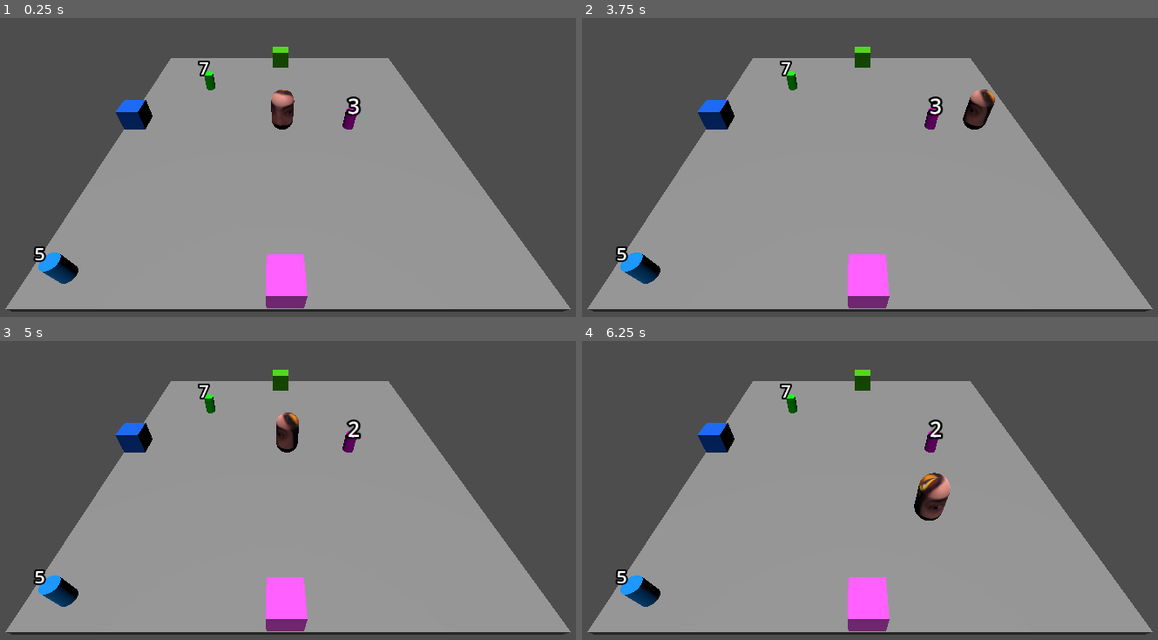
Above: before the commit, frames 1-4 (two rows, left to right).
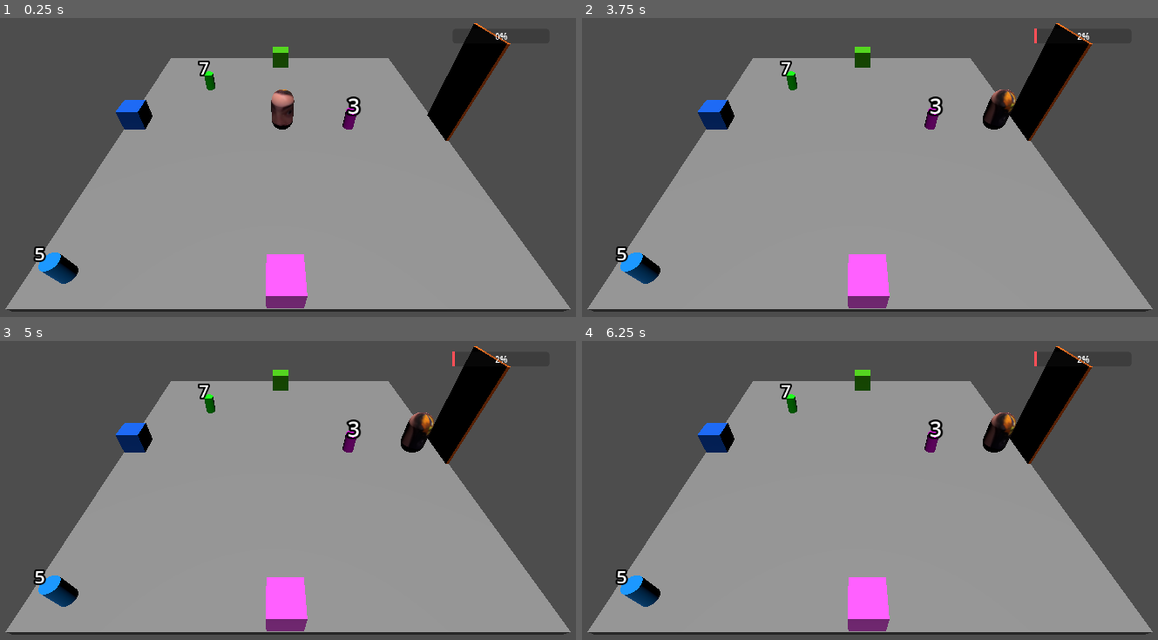
Above: after the commit, the same moments.

Repository: perilao/Project_Peleja
Game: Godot game, scene res://Scenes/level1.tscn
Two runs of this game, one before a commit and one after it. Both use one fixed random seed, a clock stepped at 60 frames per second and the inputs below.
Inputs:
- Up to frame 1 (0.25 s): no input
- Up to frame 2 (3.75 s): tap Enter at 0.5 s; hold Right (ui_right) 0.53-1.28 s; hold E (ui_interact) 0.53-1.28 s; tap Space (ui_grab) at 0.6, 1.55, 2.1, 3.05, 3.6 s; hold Down (ui_down) 1.28-2.03 s; tap E (ui_interact) at 1.35, 2.85 s; hold Right (ui_right) 2.03-2.78 s; hold E (ui_interact) 2.03-2.78 s; hold Up (ui_up) 2.78-3.53 s; hold Left (ui_left) from 3.53 s (still down); hold E (ui_interact) from 3.53 s (still down)
- Up to frame 3 (5 s): keep holding Left (ui_left); tap Space (ui_grab) at 4.25, 4.55 s; release E (ui_interact) at 4.28 s; tap E (ui_interact) at 4.35 s
- Up to frame 4 (6.25 s): release Left (ui_left) at 5.03 s; hold Down (ui_down) 5.03-5.78 s; hold E (ui_interact) 5.03-5.78 s; tap Space (ui_grab) at 5.1, 6.05 s; hold Right (ui_right) from 5.78 s (still down); tap E (ui_interact) at 5.85 s

The runs differ from the first frame. In frame 1, 2.4% of the frame differs, in the area x 74-89%, y 1-42%; in frame 2, 3.3%; in frame 3, 3.5%; in frame 4, 3.8%, in the area x 57-89%, y 1-61%.

Commit message:
0.0.3
-Adicionada mecânica de interação e progresso com a porta

Diff:
--- /dev/null
+++ b/ExitDoor.gd
@@ -0,0 +1,38 @@
+extends Node
+@onready var player: CharacterBody3D = $"../Player"
+var player_in_exit := false
+@onready var progress_bar: ProgressBar = $ProgressBar
+@export var middle_bar = 0
+
+
+func _process(_delta: float) -> void:
+	if progress_bar == null:
+		return
+	if player_in_exit:
+		if Input.is_action_pressed("ui_interact"):
+			progress_bar.value += 1
+			player.block_input = true
+		if Input.is_action_just_released("ui_interact"):
+			player.block_input = false
+			if progress_bar.value < progress_bar.max_value:
+				if progress_bar.value >= middle_bar and progress_bar.value <= progress_bar.max_value:
+					progress_bar.value = middle_bar
+				else:
+					progress_bar.value = progress_bar.min_value
+		if progress_bar.value == progress_bar.max_value:
+			progress_bar_finished()
+
+func progress_bar_finished():
+	progress_bar.value = progress_bar.max_value
+	print("Voce Conseguiu!")
+	player.block_input = false
+	await get_tree().create_timer(1.0).timeout
+
+	if is_instance_valid(progress_bar):
+		progress_bar.queue_free()
+		progress_bar = null
+
+func _on_exit_door_area_body_entered(_body: Node3D) -> void:
+	player_in_exit = true
+func _on_exit_door_area_body_exited(_body: Node3D) -> void:
+	player_in_exit = false
--- a/Scenes/level1.tscn
+++ b/Scenes/level1.tscn
@@ -4,6 +4,7 @@
 [ext_resource type="Script" uid="uid://di5reuhv8hr58" path="res://Scripts/EventsManager.gd" id="1_c5erv"]
 [ext_resource type="Texture2D" uid="uid://dvdgeiq611upm" path="res://AamnL9U7pxpc4R-fPX6XPuz-3J0IGzXo.png" id="2_c5erv"]
 [ext_resource type="Script" uid="uid://cyi68ujmuouiy" path="res://Scripts/ItemStock.gd" id="4_lyd6k"]
+[ext_resource type="Script" uid="uid://cba3ptsmi50ac" path="res://ExitDoor.gd" id="5_y4dr7"]
 
 [sub_resource type="BoxMesh" id="BoxMesh_4hvuo"]
 
@@ -92,6 +93,20 @@
 
 [sub_resource type="CylinderMesh" id="CylinderMesh_u1b78"]
 material = SubResource("StandardMaterial3D_d1mwp")
+
+[sub_resource type="StandardMaterial3D" id="StandardMaterial3D_2a60c"]
+albedo_color = Color(1, 0.40784314, 0, 1)
+
+[sub_resource type="BoxMesh" id="BoxMesh_4iphx"]
+material = SubResource("StandardMaterial3D_2a60c")
+
+[sub_resource type="BoxShape3D" id="BoxShape3D_rqhku"]
+
+[sub_resource type="BoxShape3D" id="BoxShape3D_cpkqv"]
+size = Vector3(0.7267761, 1, 2.7504883)
+
+[sub_resource type="StyleBoxFlat" id="StyleBoxFlat_y4dr7"]
+bg_color = Color(1, 0.30980393, 0.34117648, 1)
 
 [node name="Level" type="Node3D" unique_id=216904473]
 
@@ -146,7 +161,6 @@
 [node name="Look" type="RayCast3D" parent="Player" unique_id=954906679]
 transform = Transform3D(26.11, 0, 0, 0, -6.775265e-08, 1, 0, -1.55, -4.371139e-08, 0, -0.45299864, 0.4193852)
 collision_mask = 3
-collide_with_areas = true
 
 [node name="Hand" type="Node3D" parent="Player" unique_id=1779971978]
 transform = Transform3D(1, 0, 0, 0, 1, 0, 0, 0, 1, 0, 0.045068502, 1.0334932)
@@ -249,6 +263,7 @@
 lock_rotation = true
 freeze = true
 script = ExtResource("4_lyd6k")
+item_type = "baixo"
 
 [node name="Label3D" type="Label3D" parent="Itens/Item1/item1_rb" unique_id=952430070]
 transform = Transform3D(1, 0, 0, 0, 1, 0, 0, 0, 1, 3.1774085, 0.20284319, 0)
@@ -289,6 +304,7 @@
 lock_rotation = true
 freeze = true
 script = ExtResource("4_lyd6k")
+item_type = "cima"
 uses = 7
 
 [node name="Label3D" type="Label3D" parent="Itens/Item2/item2_rb" unique_id=55412237]
@@ -330,6 +346,7 @@
 lock_rotation = true
 freeze = true
 script = ExtResource("4_lyd6k")
+item_type = "lado"
 uses = 5
 
 [node name="Label3D" type="Label3D" parent="Itens/Item3/item3_rb" unique_id=431487255]
@@ -358,6 +375,32 @@
 
 [node name="Camera3D" type="Camera3D" parent="." unique_id=1340857480]
 transform = Transform3D(1, 0, 0, 0, 0.72747344, 0.6861359, 0, -0.6861359, 0.72747344, -0.36141247, 6.8803983, 9.405532)
+
+[node name="Exit_Door" type="StaticBody3D" parent="." unique_id=130820807]
+transform = Transform3D(1, 0, 0, 0, 1, 0, 0, 0, 1, 5.8265095, 0, 0)
+script = ExtResource("5_y4dr7")
+middle_bar = 50
+
+[node name="exit_door_mesh" type="MeshInstance3D" parent="Exit_Door" unique_id=101627789]
+transform = Transform3D(0.11, 0, 0, 0, 4.43, 0, 0, 0, 1.95, 1.5999999, 1.2296345, 0)
+mesh = SubResource("BoxMesh_4iphx")
+
+[node name="Exit_door_collision" type="CollisionShape3D" parent="Exit_Door" unique_id=19007557]
+transform = Transform3D(0.11, 0, 0, 0, 4.43, 0, 0, 0, 1.95, 1.5999999, 1.2296345, 0)
+shape = SubResource("BoxShape3D_rqhku")
+
+[node name="exit_door_area" type="Area3D" parent="Exit_Door" unique_id=1067401791]
+
+[node name="exit_door_collision_area" type="CollisionShape3D" parent="Exit_Door/exit_door_area" unique_id=523870083]
+transform = Transform3D(1, 0, 0, 0, 1, 0, 0, 0, 1, 1.1501617, 0, -0.051757813)
+shape = SubResource("BoxShape3D_cpkqv")
+
+[node name="ProgressBar" type="ProgressBar" parent="Exit_Door" unique_id=1624202014]
+offset_left = 967.0
+offset_top = 151.0
+offset_right = 1145.0
+offset_bottom = 173.0
+theme_override_styles/fill = SubResource("StyleBoxFlat_y4dr7")
 
 [connection signal="timeout" from="Events/Event_Test/timer_geral" to="Events/Event_Test" method="_on_timer_geral_timeout"]
 [connection signal="area_entered" from="Events/Event_Test/Area3D" to="Events/Event_Test" method="_on_area_3d_area_entered"]
@@ -368,3 +411,5 @@
 [connection signal="timeout" from="Events/Event_Test3/timer_geral" to="Events/Event_Test3" method="_on_timer_geral_timeout"]
 [connection signal="area_entered" from="Events/Event_Test3/Area3D" to="Events/Event_Test3" method="_on_area_3d_area_entered"]
 [connection signal="area_exited" from="Events/Event_Test3/Area3D" to="Events/Event_Test3" method="_on_area_3d_area_exited"]
+[connection signal="body_entered" from="Exit_Door/exit_door_area" to="Exit_Door" method="_on_exit_door_area_body_entered"]
+[connection signal="body_exited" from="Exit_Door/exit_door_area" to="Exit_Door" method="_on_exit_door_area_body_exited"]
--- a/Scripts/PlayerMovement.gd
+++ b/Scripts/PlayerMovement.gd
@@ -13,29 +13,17 @@
 var player_has_item = false
 var original_position: Vector3
 var original_rotation: Vector3
+var block_input := false
 
 
 func _physics_process(delta: float) -> void:
-
+	if block_input:
+		return
 	# GRAVIDADE
 	if not is_on_floor():
 		velocity += get_gravity() * delta
 
-	# INPUT E DIREÇÃO
-	var input_dir := Input.get_vector("ui_left", "ui_right", "ui_up", "ui_down")
-	var direction := Vector3(input_dir.x, 0, input_dir.y).normalized()
-
-	# MOVIMENTAÇÃO
-	if direction.length() > 0:
-		velocity.x = direction.x * SPEED
-		velocity.z = direction.z * SPEED
-
-		# ROTAÇÃO
-		var target_angle = atan2(direction.x, direction.z)
-		rotation.y = lerp_angle(rotation.y, target_angle, ROTATION_SPEED * delta)
-	else:
-		velocity.x = move_toward(velocity.x, 0, SPEED)
-		velocity.z = move_toward(velocity.z, 0, SPEED)
+	player_movement(delta)
 
 	# INTERAÇÃO (GRAB OU COLETA)
 	if Input.is_action_just_pressed("ui_grab"):
@@ -79,6 +67,25 @@
 
 	player_has_item = true
 
+func player_movement(delta):
+	#BLOCK INPUT
+	if block_input:
+		velocity.x = move_toward(velocity.x, 0, SPEED)
+		velocity.z = move_toward(velocity.z, 0, SPEED)
+		return
+	# INPUT E DIREÇÃO
+	var input_dir := Input.get_vector("ui_left", "ui_right", "ui_up", "ui_down")
+	var direction := Vector3(input_dir.x, 0, input_dir.y).normalized()
+	# MOVIMENTAÇÃO
+	if direction.length() > 0:
+		velocity.x = direction.x * SPEED
+		velocity.z = direction.z * SPEED
+	# ROTAÇÃO
+		var target_angle = atan2(direction.x, direction.z)
+		rotation.y = lerp_angle(rotation.y, target_angle, ROTATION_SPEED * delta)
+	else:
+		velocity.x = move_toward(velocity.x, 0, SPEED)
+		velocity.z = move_toward(velocity.z, 0, SPEED)
 
 func release_object():
 	if hold_object:
@@ -92,10 +99,6 @@
 		player_has_item = false
 		hold_object = null
 
-
-# =========================
-# SISTEMA DE COLETA (NOVO)
-# =========================
 func collect_item(obj):
 	print("Item coletado!")
 
Not shown, added: ExitDoor.gd.uid
